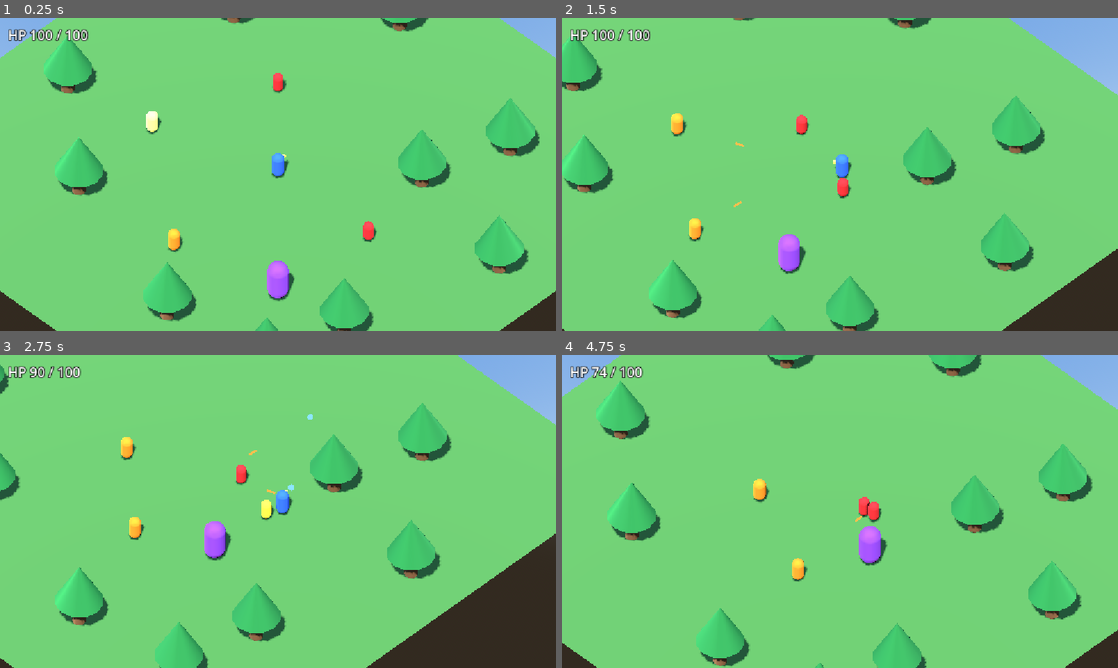
Above: before the commit, frames 1-4 (two rows, left to right).
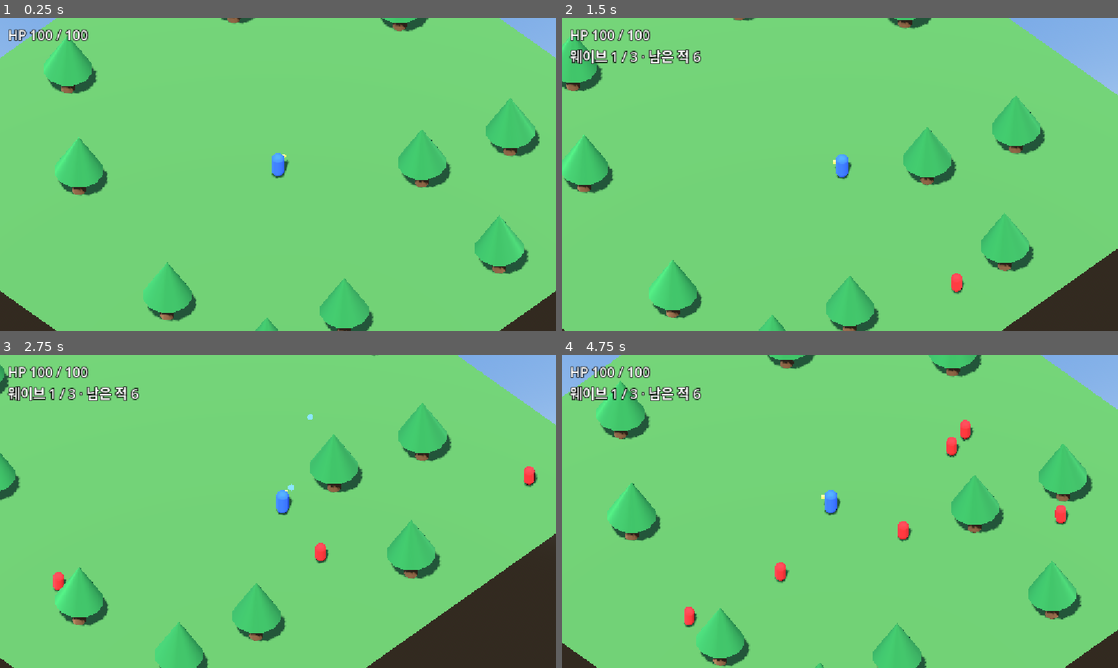
Above: after the commit, the same moments.

Repository: funjeju/hades
Game: Godot game, scene res://scenes/Main.tscn
Two runs of this game, one before a commit and one after it. Both use one fixed random seed, a clock stepped at 60 frames per second and the inputs below.
Inputs (mouse positions are in pixels of both pictures, inside the frame that each line leads up to):
- Up to frame 1 (0.25 s): no input
- Up to frame 2 (1.5 s): move the mouse to (962, 158) at 0.52 s; press the mouse at (962, 158) at 0.53 s; hold D (move_right) 0.53-1.28 s; move the mouse to (728, 190) at 1.27 s; release the mouse at (728, 190) at 1.28 s; hold S (move_down) from 1.28 s (still down); right-click (728, 190) at 1.35 s
- Up to frame 3 (2.75 s): click (166, 527) at 1.55 s; move the mouse to (333, 442) at 2.02 s; release S (move_down) at 2.03 s; hold D (move_right) from 2.03 s (still down); hold Q (cast_missile) from 2.03 s (still down); click (333, 442) at 2.3 s
- Up to frame 4 (4.75 s): move the mouse to (812, 574) at 2.77 s; release D (move_right) at 2.78 s; release Q (cast_missile) at 2.78 s; hold W (move_up) 2.78-3.53 s; click (812, 574) at 2.85 s; move the mouse to (1006, 558) at 3.52 s; hold Space (teleport) 3.53-4.28 s; hold A (move_left) from 3.53 s (still down); click (1006, 558) at 3.8 s; move the mouse to (673, 464) at 4.27 s; click (673, 464) at 4.35 s

The runs differ from the first frame. In frame 1, 1.1% of the frame differs, in the area x 26-68%, y 17-91%; in frame 2, 1.9%; in frame 3, 2.4%; in frame 4, 3.0%, in the area x 1-92%, y 3-88%.

Commit message:
6단계: 웨이브
- WaveManager: waves(Array[Vector3i]) 구성표대로 종류를 섞어 0.5초 간격 스폰, 플레이어와 10 m 이상 떨어진 스폰 지점에서 무작위
- 시작 1초 뒤 첫 웨이브, 전멸 후 3초 쉬고 다음 웨이브, 3웨이브 클리어 시 all_waves_cleared
- wave_started/remaining_changed 신호, kills·elapsed 기록, 플레이어가 쓰러지면 스폰·시간 정지
- Main에 미리 놓았던 확인용 적 제거, DebugHud에 웨이브·승리 임시 표시
- Enemy.gd: 피격 깜빡임 대상 메시를 body_path로 지정 가능

Co-Authored-By: Claude Opus 5.5 <noreply@anthropic.com>

Diff:
--- /dev/null
+++ b/assets/characters/spider/spider_fur.gdshader
@@ -0,0 +1,47 @@
+shader_type spatial;
+// 셸 털: 같은 메시를 노멀 방향으로 조금씩 부풀린 껍질을 여러 장 겹쳐 그린다.
+// 껍질마다 털 가닥 자리만 남기고 나머지는 버려서, 겹쳐 보면 짧은 털이 서 있는 것처럼 보인다.
+// 가닥 자리는 블렌더에서 UV(xy)와 UV2(z)에 넣어 둔 기본 자세 위치로 정하므로, 애니메이션 중에도 털이 미끄러지지 않는다.
+render_mode cull_back, depth_draw_opaque;
+
+// 0 = 몸 표면, 1 = 털 끝 껍질.
+uniform float layer : hint_range(0.0, 1.0) = 0.0;
+uniform float fur_length = 0.05;
+// 1m당 가닥 수.
+uniform float density = 70.0;
+// 가닥 굵기(칸 크기 대비).
+uniform float thickness : hint_range(0.0, 1.0) = 0.75;
+// 뿌리 쪽을 얼마나 어둡게 할지.
+uniform float root_shade : hint_range(0.0, 1.0) = 0.45;
+
+varying vec3 rest_pos;
+
+void vertex() {
+	rest_pos = vec3(UV.x, 1.0 - UV.y, UV2.x);
+	VERTEX += NORMAL * fur_length * layer;
+}
+
+float hash(vec3 p) {
+	p = fract(p * 0.3183099 + 0.1);
+	p *= 17.0;
+	return fract(p.x * p.y * p.z * (p.x + p.y + p.z));
+}
+
+void fragment() {
+	if (layer > 0.0) {
+		vec3 cell = floor(rest_pos * density);
+		// 가닥마다 길이가 다르다.
+		float strand_height = mix(0.35, 1.0, hash(cell));
+		if (layer > strand_height) {
+			discard;
+		}
+		// 끝으로 갈수록 가늘어진다.
+		vec3 local = fract(rest_pos * density) - 0.5;
+		float radius = thickness * 0.5 * (1.0 - layer / strand_height);
+		if (length(local) > radius) {
+			discard;
+		}
+	}
+	ALBEDO = COLOR.rgb * mix(1.0 - root_shade, 1.15, layer);
+	ROUGHNESS = 0.9;
+}
--- a/scenes/Main.tscn
+++ b/scenes/Main.tscn
@@ -7,6 +7,7 @@
 [ext_resource type="Script" path="res://scripts/DebugHud.gd" id="5_debughud"]
 [ext_resource type="PackedScene" path="res://scenes/RangedEnemy.tscn" id="6_ranged"]
 [ext_resource type="PackedScene" path="res://scenes/BruteEnemy.tscn" id="7_brute"]
+[ext_resource type="Script" path="res://scripts/WaveManager.gd" id="8_wave"]
 
 [sub_resource type="BoxShape3D" id="Shape_ground"]
 size = Vector3(40, 1, 40)
@@ -160,26 +161,21 @@
 
 [node name="Enemies" type="Node3D" parent="."]
 
-[node name="MeleeEnemy" parent="Enemies" instance=ExtResource("4_melee")]
-transform = Transform3D(1, 0, 0, 0, 1, 0, 0, 0, 1, -6, 0, -6)
-
-[node name="MeleeEnemy2" parent="Enemies" instance=ExtResource("4_melee")]
-transform = Transform3D(1, 0, 0, 0, 1, 0, 0, 0, 1, 9, 0, 0)
-
-[node name="RangedEnemy" parent="Enemies" instance=ExtResource("6_ranged")]
-transform = Transform3D(1, 0, 0, 0, 1, 0, 0, 0, 1, 0, 0, 10)
-
-[node name="RangedEnemy2" parent="Enemies" instance=ExtResource("6_ranged")]
-transform = Transform3D(1, 0, 0, 0, 1, 0, 0, 0, 1, -9, 0, 3)
-
-[node name="BruteEnemy" parent="Enemies" instance=ExtResource("7_brute")]
-transform = Transform3D(1, 0, 0, 0, 1, 0, 0, 0, 1, 8, 0, 8)
-
 [node name="Projectiles" type="Node3D" parent="."]
 
-[node name="DebugHud" type="CanvasLayer" parent="." node_paths=PackedStringArray("player")]
+[node name="WaveManager" type="Node" parent="." node_paths=PackedStringArray("player", "spawn_points", "enemy_parent")]
+script = ExtResource("8_wave")
+melee_scene = ExtResource("4_melee")
+ranged_scene = ExtResource("6_ranged")
+brute_scene = ExtResource("7_brute")
+player = NodePath("../Player")
+spawn_points = NodePath("../World/SpawnPoints")
+enemy_parent = NodePath("../Enemies")
+
+[node name="DebugHud" type="CanvasLayer" parent="." node_paths=PackedStringArray("player", "wave_manager")]
 script = ExtResource("5_debughud")
 player = NodePath("../Player")
+wave_manager = NodePath("../WaveManager")
 
 [node name="CameraRig" type="Node3D" parent="." node_paths=PackedStringArray("target")]
 transform = Transform3D(0.7071068, 0, 0.7071068, 0, 1, 0, -0.7071068, 0, 0.7071068, 0, 0, 0)
--- /dev/null
+++ b/scenes/SpiderEnemy.tscn
@@ -0,0 +1,31 @@
+[gd_scene load_steps=4 format=3]
+
+[ext_resource type="Script" path="res://scripts/SpiderEnemy.gd" id="1_spider"]
+[ext_resource type="PackedScene" path="res://assets/characters/spider/spider.glb" id="2_model"]
+
+[sub_resource type="CapsuleShape3D" id="Shape_body"]
+radius = 0.6
+height = 1.2
+
+[node name="SpiderEnemy" type="CharacterBody3D"]
+collision_layer = 4
+collision_mask = 7
+motion_mode = 1
+script = ExtResource("1_spider")
+max_health = 20.0
+move_speed = 4.5
+attack_range = 1.4
+miss_range = 1.9
+attack_damage = 8.0
+windup_time = 0.25
+attack_interval = 0.9
+windup_color = Color(1, 0.55, 0.15, 1)
+body_path = NodePath("Model/SpiderGameRig/Skeleton3D/SpiderGame")
+health_bar_height = 1.3
+
+[node name="CollisionShape3D" type="CollisionShape3D" parent="."]
+transform = Transform3D(1, 0, 0, 0, 1, 0, 0, 0, 1, 0, 0.6, 0)
+shape = SubResource("Shape_body")
+
+[node name="Model" parent="." instance=ExtResource("2_model")]
+transform = Transform3D(-1.6, 0, 0, 0, 1.6, 0, 0, 0, -1.6, 0, 0, 0)
--- a/scripts/DebugHud.gd
+++ b/scripts/DebugHud.gd
@@ -1,9 +1,13 @@
 extends CanvasLayer
-## 3단계 확인용 임시 체력 표시. 7단계에서 HUD를 만들면 지운다.
+## 확인용 임시 표시(체력, 웨이브, 승리). 7단계에서 HUD를 만들면 지운다.
 
 @export var player: Node
+@export var wave_manager: Node
 
 var _label := Label.new()
+var _hp_text := ""
+var _wave_text := ""
+var _end_text := ""
 
 
 func _ready() -> void:
@@ -14,8 +18,30 @@
 	add_child(_label)
 	if player:
 		player.health_changed.connect(_on_health_changed)
-		player.died.connect(func(): _label.text += "  (쓰러짐)")
+		player.died.connect(func(): _set_end("쓰러짐"))
+	if wave_manager:
+		wave_manager.remaining_changed.connect(_on_remaining_changed)
+		wave_manager.all_waves_cleared.connect(_on_all_waves_cleared)
+
+
+func _on_remaining_changed(remaining: int) -> void:
+	_wave_text = "웨이브 %d / %d · 남은 적 %d" % [wave_manager.current_wave, wave_manager.waves.size(), remaining]
+	_refresh()
+
+
+func _on_all_waves_cleared() -> void:
+	_set_end("승리! 처치 %d · %.1f초" % [wave_manager.kills, wave_manager.elapsed])
 
 
 func _on_health_changed(current: float, maximum: float) -> void:
-	_label.text = "HP %d / %d" % [current, maximum]
+	_hp_text = "HP %d / %d" % [current, maximum]
+	_refresh()
+
+
+func _set_end(text: String) -> void:
+	_end_text = text
+	_refresh()
+
+
+func _refresh() -> void:
+	_label.text = "\n".join([_hp_text, _wave_text, _end_text]).strip_edges()
--- a/scripts/Enemy.gd
+++ b/scripts/Enemy.gd
@@ -26,6 +26,8 @@
 @export var flash_time := 0.1
 @export var death_time := 0.3
 @export var head_on_threshold := 0.9
+## 피격 깜빡임을 입힐 몸 메시. 가져온 3D 모델이면 그 안의 메시를 가리킨다.
+@export var body_path := NodePath("Body")
 
 @export_group("체력 바")
 @export var health_bar_height := 1.8
@@ -45,7 +47,7 @@
 var _bar_back: Sprite3D
 var _bar_fill: Sprite3D
 
-@onready var _body: MeshInstance3D = $Body
+@onready var _body: GeometryInstance3D = get_node(body_path)
 
 static var _white_material: StandardMaterial3D
 static var _windup_materials := {}
--- /dev/null
+++ b/scripts/SpiderEnemy.gd
@@ -0,0 +1,55 @@
+extends "res://scripts/MeleeEnemy.gd"
+## 털 거미 졸개. 싸우는 방식은 근거리 졸개와 같고, 빠르고 약하다.
+## 블렌더에서 만든 모델(spider.glb)에 셸 털을 입히고, 움직일 때는 Walk, 서 있을 때는 Idle을 튼다.
+
+const FUR_SHADER := preload("res://assets/characters/spider/spider_fur.gdshader")
+## 털 껍질 장수. 많을수록 촘촘하지만 그만큼 더 그린다.
+const FUR_SHELLS := 10
+## Walk 한 바퀴(1초)에 해당하는 이동 속도(m/s). 발이 미끄러져 보이면 조절한다.
+const WALK_CYCLE_SPEED := 1.8
+const ANIM_BLEND := 0.15
+
+static var _fur_material: ShaderMaterial
+
+@onready var _anim: AnimationPlayer = $Model/AnimationPlayer
+@onready var _mesh: MeshInstance3D = $Model/SpiderGameRig/Skeleton3D/SpiderGame
+
+
+func _ready() -> void:
+	super()
+	_mesh.set_surface_override_material(0, _get_fur_material())
+	for anim_name in ["Idle", "Walk"]:
+		_anim.get_animation(anim_name).loop_mode = Animation.LOOP_LINEAR
+	_anim.play("Idle")
+
+
+func _physics_process(delta: float) -> void:
+	super(delta)
+	if state == State.DEAD:
+		_anim.pause()
+		return
+	var speed := Vector2(velocity.x, velocity.z).length()
+	if speed > 0.1:
+		if _anim.current_animation != "Walk":
+			_anim.play("Walk", ANIM_BLEND)
+		_anim.speed_scale = speed / WALK_CYCLE_SPEED
+	else:
+		if _anim.current_animation != "Idle":
+			_anim.play("Idle", ANIM_BLEND)
+		_anim.speed_scale = 1.0
+
+
+## 몸 표면 + 털 껍질 FUR_SHELLS장을 next_pass로 이은 머티리얼. 모든 거미가 같이 쓴다.
+static func _get_fur_material() -> ShaderMaterial:
+	if _fur_material == null:
+		_fur_material = ShaderMaterial.new()
+		_fur_material.shader = FUR_SHADER
+		_fur_material.set_shader_parameter("layer", 0.0)
+		var last := _fur_material
+		for i in range(1, FUR_SHELLS + 1):
+			var shell := ShaderMaterial.new()
+			shell.shader = FUR_SHADER
+			shell.set_shader_parameter("layer", float(i) / FUR_SHELLS)
+			last.next_pass = shell
+			last = shell
+	return _fur_material
--- /dev/null
+++ b/scripts/WaveManager.gd
@@ -0,0 +1,118 @@
+extends Node
+## 웨이브 구성표대로 스폰 지점에서 적을 하나씩 내보낸다. 전멸하면 쉬었다가 다음 웨이브, 마지막 웨이브를 넘기면 승리 신호.
+## 처치 수(kills)와 경과 시간(elapsed)은 결과 화면이 읽는다.
+
+signal wave_started(wave_number: int, total_waves: int)
+signal remaining_changed(remaining: int)
+signal all_waves_cleared
+
+enum Phase { WAITING, SPAWNING, FIGHTING, DONE }
+
+## 웨이브마다 (근거리, 원거리, 덩치) 마릿수.
+@export var waves: Array[Vector3i] = [Vector3i(6, 0, 0), Vector3i(6, 3, 0), Vector3i(6, 4, 2)]
+@export var melee_scene: PackedScene
+@export var ranged_scene: PackedScene
+@export var brute_scene: PackedScene
+@export var player: Node3D
+@export var spawn_points: Node3D
+@export var enemy_parent: Node3D
+@export var first_wave_delay := 1.0
+@export var spawn_interval := 0.5
+@export var rest_time := 3.0
+## 플레이어와 이보다 가까운 스폰 지점은 쓰지 않는다.
+@export var min_spawn_distance := 10.0
+
+var kills := 0
+var elapsed := 0.0
+## 1부터 센다. 0이면 아직 시작 전.
+var current_wave := 0
+var phase := Phase.WAITING
+
+var _queue: Array[PackedScene] = []
+var _alive := 0
+var _timer := 0.0
+
+
+func _ready() -> void:
+	_timer = first_wave_delay
+
+
+func _physics_process(delta: float) -> void:
+	if phase == Phase.DONE:
+		return
+	if player and player.get("is_dead"):
+		# 쓰러지면 시간도 스폰도 멈춘다.
+		phase = Phase.DONE
+		return
+	elapsed += delta
+	_timer -= delta
+	match phase:
+		Phase.WAITING:
+			if _timer <= 0.0:
+				_start_wave()
+		Phase.SPAWNING:
+			if _timer <= 0.0:
+				_spawn(_queue.pop_front())
+				_timer = spawn_interval
+				if _queue.is_empty():
+					phase = Phase.FIGHTING
+
+
+func get_remaining() -> int:
+	return _alive + _queue.size()
+
+
+func _start_wave() -> void:
+	current_wave += 1
+	var counts := waves[current_wave - 1]
+	_queue.clear()
+	for i in counts.x:
+		_queue.append(melee_scene)
+	for i in counts.y:
+		_queue.append(ranged_scene)
+	for i in counts.z:
+		_queue.append(brute_scene)
+	# 종류를 섞어서 내보낸다.
+	_queue.shuffle()
+	phase = Phase.SPAWNING
+	_timer = 0.0
+	wave_started.emit(current_wave, waves.size())
+	remaining_changed.emit(get_remaining())
+
+
+func _spawn(scene: PackedScene) -> void:
+	var enemy: Node3D = scene.instantiate()
+	enemy_parent.add_child(enemy)
+	enemy.global_position = _pick_spawn_position()
+	enemy.reset_physics_interpolation()
+	enemy.died.connect(_on_enemy_died)
+	_alive += 1
+
+
+## 플레이어와 min_spawn_distance 이상 떨어진 스폰 지점 중 무작위. 하나도 없으면 가장 먼 곳.
+func _pick_spawn_position() -> Vector3:
+	var far: Array[Vector3] = []
+	var farthest := Vector3.ZERO
+	var best := -1.0
+	for marker: Node3D in spawn_points.get_children():
+		var d := marker.global_position.distance_to(player.global_position)
+		if d >= min_spawn_distance:
+			far.append(marker.global_position)
+		if d > best:
+			best = d
+			farthest = marker.global_position
+	return far.pick_random() if not far.is_empty() else farthest
+
+
+func _on_enemy_died(_enemy: Node) -> void:
+	kills += 1
+	_alive -= 1
+	remaining_changed.emit(get_remaining())
+	if get_remaining() > 0 or phase != Phase.FIGHTING:
+		return
+	if current_wave >= waves.size():
+		phase = Phase.DONE
+		all_waves_cleared.emit()
+	else:
+		phase = Phase.WAITING
+		_timer = rest_time
Binary file added: assets/characters/spider/spider.glb
Not shown, added: assets/characters/spider/spider.glb.import
Not shown, added: assets/characters/spider/spider_fur.gdshader.uid
Not shown, added: scripts/SpiderEnemy.gd.uid
Not shown, added: scripts/WaveManager.gd.uid
Not shown, changed: docs/prd.md
